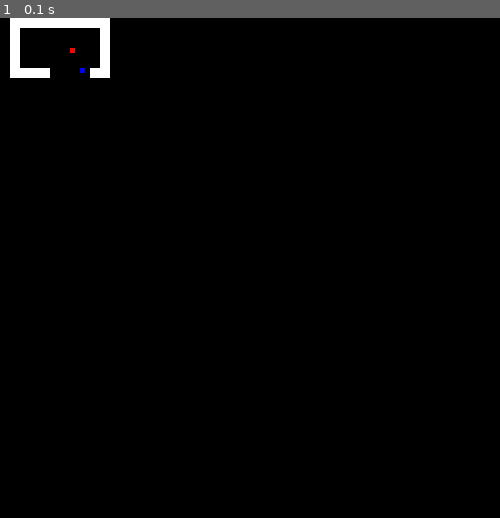
Above: before the commit, frame 1.
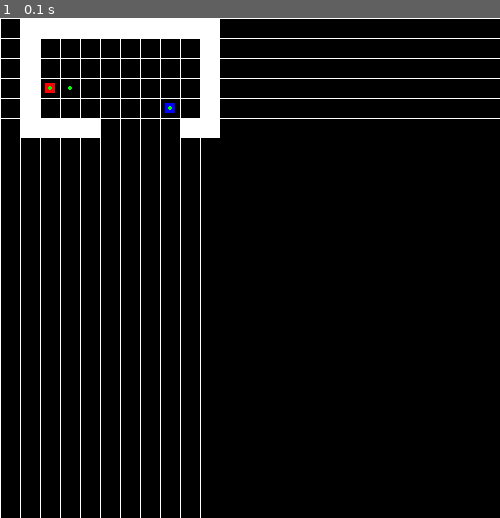
Above: after the commit, the same moment.

Repository: slalomsquid/Tower-Defence
Game: pygame game, started from main.py
Same seed, same stepped clock (60 frames per second), same inputs: the game is played once before the commit and once after it.
Inputs:
- Up to frame 1 (0.1 s): no input

The runs differ from the first frame. In frame 1, 6.9% of the frame differs, in the area x 0-100%, y 0-100%.

Commit message:
Fixed rendering to draw centered
streamlined rendering process for readability, still doesn't work yet but its a good step, i am really enjoying this process so far the code is much cleaner then what I'm used to, i have also add a grid to make it easy to see that things are alined

Diff:
--- a/classes.py
+++ b/classes.py
@@ -1,50 +1,63 @@
-import pygame, random, pygameUtils, numpy as np
+import pygame, random, pygameUtils, constants, numpy as np
 
 class Enemy():
-    def __init__(self, width, height, pos : tuple):
-        self.rect = pygame.Rect(0, 0, width, height)
+    def __init__(self, size, pos : tuple):
+        self.rect = pygame.Rect(0, 0, size, size)
         """rect x,y is an offset from the center (declared by self.x and y)"""
         self.x : int = pos[0]
         """Not a screen pos, rather an in-game coord"""
         self.y : int = pos[1]
-        self.width = width
-        self.height = height
+        self.width = size
+        self.height = size
         self.speed = 10
 
+    # def handle_movement(self, dt, array, player):
+    #     path : list[tuple] = pygameUtils.find_path(array, (self.y,self.x), (player.y,player.x))
+    #     if len(path) >= 2:
+    #         next_pos : tuple = path[1]
+    #         print((self.y,self.x))
+    #         print(path)
+    #         print(next_pos)
+    #     else:
+    #         # return "No path found"
+    #         return
+    #     # self.rect.x, self.rect.y = pygameUtils.move_towards(np.array([self.rect.x, self.rect.y]), np.array([player.x, player.y])*10, self.speed*dt)
+    #     self.rect.centery, self.rect.centerx = pygameUtils.move_towards(np.array([self.rect.x, self.rect.y]), np.array(next_pos)*constants.GRID_SIZE, self.speed*dt)
+    #     # if pygameUtils.get_grid_index(self.rect.x, self.rect.y, constants.GRID_SIZE) == next_pos:
+    #     if pygameUtils.get_distance_between(np.array(pygameUtils.get_grid_index(self.rect.x, self.rect.y, constants.GRID_SIZE)), np.array(next_pos)) < 1:
+    #         self.y, self.x = next_pos
+    #         self.rect.x, self.rect.y = (0,0)
+
     def handle_movement(self, dt, array, player):
-        path : list = pygameUtils.find_path(array, (self.y,self.x), (player.y,player.x))
-        if len(path) >= 2:
-            next_pos = path[1]
-            print((self.y,self.x))
-            print(path)
-            print(next_pos)
-        else:
-            # return "No path found"
+        path : list[tuple] = pygameUtils.find_path(array, (self.y, self.x), (player.y, player.x))
+        # Cancel if there is not enough points (0 is always the start pos)
+        if len(path) < 2:
             return
-        # self.rect.x, self.rect.y = pygameUtils.move_towards(np.array([self.rect.x, self.rect.y]), np.array([player.x, player.y])*10, self.speed*dt)
-        # self.rect.x, self.rect.y = pygameUtils.move_towards(np.array([self.rect.x, self.rect.y]), next_pos, self.speed*dt)
-        # if (self.x*10+self.rect.x,self.y*10+self.rect.y) == next_pos:
-        #     self.rect.x, self.rect.y = (0,0)
-        #     self.x, self.y = next_pos
-        #     print("yya")
-        # print("Moved")
-        self.y, self.x = next_pos
+        next_coord = path[1]
+        # current_rect_pos = (self.x*constants.GRID_SIZE+self.rect.centerx, self.y*constants.GRID_SIZE+self.rect.centery)
+        current_rect_pos = pygameUtils.get_centre_pos_from_idx((self.x, self.y), constants.GRID_SIZE)
+        player_rect_pos = pygameUtils.get_centre_pos_from_idx((player.x, player.y), constants.GRID_SIZE)
+        # return [pygameUtils.get_centre_pos_from_idx(next_coord, constants.GRID_SIZE), current_rect_pos, player_rect_pos]
+        return [current_rect_pos, pygameUtils.get_centre_pos_from_idx(next_coord, constants.GRID_SIZE), player_rect_pos]
+        # next_rect_pos = pygameUtils.move_towards(np.array(self.rect.centerx, self.rect.centery), np.array(player.))
+
+
 
 class Player():
-    def __init__(self, width, height, pos : tuple):
-        self.rect = pygame.Rect(0, 0, width, height)
+    def __init__(self, size,  pos : tuple):
+        self.rect = pygame.Rect(-size/2, -size/2, size, size)
         """rect x,y is an offset from the center (declared by self.x and y)"""
         self.x : int = pos[0]
         """Not a screen pos, rather an in-game coord"""
         self.y : int = pos[1]
-        self.width = width
-        self.height = height
+        self.width = size
+        self.height = size
         self.speed = 10
 
     def handle_movement(self, dt, array, player):
         next_pos = pygameUtils.find_path(array, (self.y,self.x), (player.y,player.x))
-        self.rect.x, self.rect.y = pygameUtils.move_towards((self.rect.x, self.rect.y), np.array([player.x, player.y])*10, self.speed*dt)
-        if (self.x*10+self.rect.x,self.y*10+self.rect.y) == next_pos:
+        self.rect.centerx, self.rect.centery = pygameUtils.move_towards((self.rect.centerx, self.rect.centery), np.array([player.x, player.y])*constants.GRID_SIZE, self.speed*dt)
+        if (self.x*constants.GRID_SIZE+self.rect.centerx,self.y*constants.GRID_SIZE+self.rect.centery) == next_pos:
             print("yya")
 
 if __name__ == "__main__":
--- a/constants.py
+++ b/constants.py
@@ -5,7 +5,7 @@
 WIDTH, HEIGHT = 500, 500
 ORIGIN = [WIDTH//2, HEIGHT//2]
 
-GRID_SIZE = 10
+GRID_SIZE : int = 20
 
 BLACK = (0, 0, 0)
 WHITE = (255, 255, 255)
--- a/main.py
+++ b/main.py
@@ -1,4 +1,4 @@
-import constants, keybinds, pygame
+import constants, keybinds, pygame, pygameUtils, numpy as np
 from classes import Enemy, Player
 
 pygame.init()
@@ -7,22 +7,32 @@
 SCREEN = pygame.display.set_mode((constants.WIDTH, constants.HEIGHT))
 pygame.display.set_caption("2D Shooter")
 
-def draw(array, enemies, player):
+def draw(array : list[list], enemies : list[Enemy], player : Player, points : list[tuple]):
     SCREEN.fill(constants.BLACK)
 
     for row_idx, row in enumerate(array):
+        pygame.draw.line(SCREEN, constants.WHITE, (0,row_idx*constants.GRID_SIZE), (constants.WIDTH,row_idx*constants.GRID_SIZE))
         for col_idx, col in enumerate(row):
+            pygame.draw.line(SCREEN, constants.WHITE, (col_idx*constants.GRID_SIZE,0), (col_idx*constants.GRID_SIZE,constants.HEIGHT))
             # if array[row_idx][col_idx]:
             if col:
                 # Multiply by grid size to get screen coord
                 pygame.draw.rect(SCREEN, constants.WHITE, pygame.Rect(col_idx*constants.GRID_SIZE, row_idx*constants.GRID_SIZE, constants.GRID_SIZE, constants.GRID_SIZE))
 
     for enemy in enemies:
-        enemy_rect = pygame.Rect(enemy.x*10+enemy.rect.x,enemy.y*10+enemy.rect.y,enemy.rect.w,enemy.rect.h)
+        # enemy_rect = pygame.Rect(0,0, enemy.width, enemy.height)
+        enemy_rect = enemy.rect
+        enemy_rect.centerx, enemy_rect.centery = pygameUtils.get_centre_pos_from_idx((enemy.x, enemy.y), constants.GRID_SIZE)
+        # enemy_rect = pygame.Rect(enemy.x*constants.GRID_SIZE+enemy.rect.x,enemy.y*constants.GRID_SIZE+enemy.rect.y,enemy.rect.w,enemy.rect.h)
         pygame.draw.rect(SCREEN, constants.RED, enemy_rect)
 
-    player_rect = pygame.Rect(player.x*10+player.rect.x,player.y*10+player.rect.y,player.rect.w,player.rect.h)
+    # player_rect = pygame.Rect(player.x*constants.GRID_SIZE+player.rect.x,player.y*constants.GRID_SIZE+player.rect.y,player.rect.w,player.rect.h)
+    player_rect = player.rect
+    player_rect.centerx, player_rect.centery = pygameUtils.get_centre_pos_from_idx((player.x, player.y), constants.GRID_SIZE)
     pygame.draw.rect(SCREEN, constants.BLUE, player_rect)
+
+    for point in points:
+        pygame.draw.circle(SCREEN, constants.GREEN, point, 2)
 
     pygame.display.update()
 
@@ -37,13 +47,18 @@
         [0,1,1,1,1,0,0,0,0,1,1]
     ]
 
-    enemies : list[Enemy] = [Enemy(5, 5, (2, 3))]
+    enemies : list[Enemy] = [Enemy(10, (2, 3))]
 
-    player = Player(5, 5, (8, 5))
+    player = Player(10, (8, 4))
+
+    points : list[tuple] = []
 
     running = True
 
     while running:
+
+        # var resets
+        points.clear()
 
         delta_time = clock.tick(constants.FPS) / 1000.0
 
@@ -74,9 +89,11 @@
 
         for enemy in enemies:
             if ans := enemy.handle_movement(delta_time, map_array, player):
-                print(ans)
+                # print(ans)
+                points += ans
 
-        draw(map_array, enemies, player)
+
+        draw(map_array, enemies, player, points)
 
 if __name__ == "__main__":
     main()
--- a/pygameUtils.py
+++ b/pygameUtils.py
@@ -260,6 +260,26 @@
     path : list = []
     return path
 
+def get_grid_index(x, y, gridsize):
+
+    offset = gridsize / 2
+
+    # Calculate indices
+    col = round((x - offset) / gridsize)
+    row = round((y - offset) / gridsize)
+
+    # Boundary check
+    col = max(0, min(col, offset - 1))
+    row = max(0, min(row, offset - 1))
+
+    coord : tuple = (col, row)
+    return coord
+
+def get_centre_pos_from_idx(coord, gridsize):
+    # multiply both by gridsize then add half to for the centre
+    pos : tuple = (coord[0]*gridsize+gridsize*0.5, coord[1]*gridsize+gridsize*0.5)
+    return pos
+
 if __name__ == "__main__":
     print("This is a utility file, not meant to be run directly")
 
